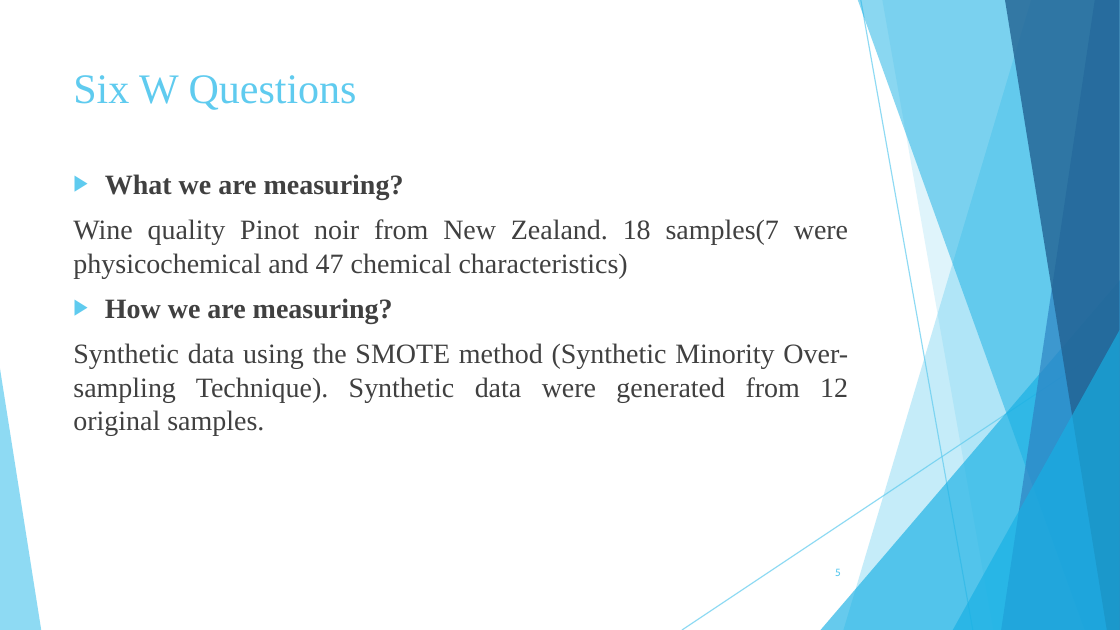
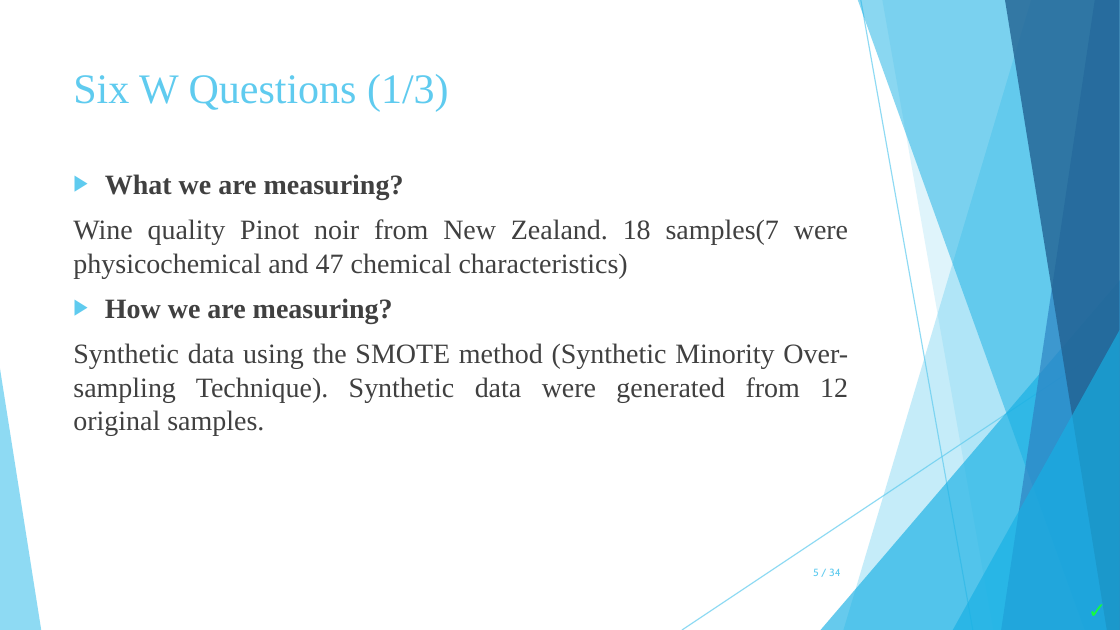
Before and after one commit to zoekelepiri/WineDataPrediction, a slide deck: slide 5 of Wine Data Set.pptx. Drawn at 1120x630 pixels with LibreOffice and Linux fonts; fonts in the diff are those of the drawing. Boxes give left, top, right and bottom in pixels: in the first picture for what was removed or moved away, otherwise in the second. Text is boxed around its words. In the diff, an @@ line names an element or a change of style, - is before the commit and + after.

```diff
--- a/Wine Data Set.pptx
+++ b/Wine Data Set.pptx
@@ title at box(73, 74, 449, 112): text changed @@
-Six W Questions
+Six W Questions (1/3)
@@ page number at box(813, 568, 841, 576): text changed @@
-5
+5 / 34
@@ text added at box(1077, 591, 1120, 629), 14 pt, text #13FF3A, bold @@
+✓
```
Also in this commit, not shown: 12 other slides changed, 21 slides added, 39 slides removed, 12 other files.
